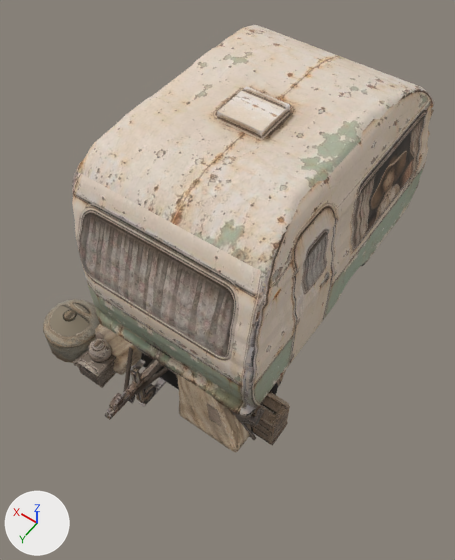
The glTF model public/assets/models/wasteland/town/peace-camp.glb as it was, and as the next commit left it.
Rendered twice from a 50 mm lens placed at (-2.68, 4.31, 6.46), pointed at (-0.22, 0.87, 1.06). Lighting does not change. The marker at lower left points along +X, +Y and +Z. The older version comes first. Where no turn or scale is listed for an object, it has been applied to the vertices. Vertices at exactly the same position are counted once.

The scene before the commit, as lines of its bpy script (objects in view):
```python
ob_mirage_camp_chair = bpy.data.objects.new('mirage-camp:chair', me_mirage_camp_chair)
ob_mirage_camp_chair.location = (0.0, 0.0, 0.0)
ob_mirage_camp_crate = bpy.data.objects.new('mirage-camp:crate', me_mirage_camp_crate)
ob_mirage_camp_crate.location = (0.0, 0.0, 0.0)
ob_mirage_camp_kettle = bpy.data.objects.new('mirage-camp:kettle', me_mirage_camp_kettle)
ob_mirage_camp_kettle.location = (0.0, 0.0, 0.0)
ob_mirage_camp_stove = bpy.data.objects.new('mirage-camp:stove', me_mirage_camp_stove)
ob_mirage_camp_stove.location = (0.0, 0.0, 0.0)
ob_mirage_camp_water_can = bpy.data.objects.new('mirage-camp:water-can', me_mirage_camp_water_can)
ob_mirage_camp_water_can.location = (0.0, 0.0, 0.0)
ob_mirage_caravan_body = bpy.data.objects.new('mirage-caravan:body', me_mirage_caravan_body_002)
ob_mirage_caravan_body.location = (0.0, 0.0, 0.0)
# also in view: 'mirage-caravan:roof-vent' at (-0.02, 0.16, 2.73); 'mirage-caravan:traced-tow-bar' at (0.0, 2.25, 0.4); 'mirage-camp:tent' at (0.0, -0.01, 0.76)
```
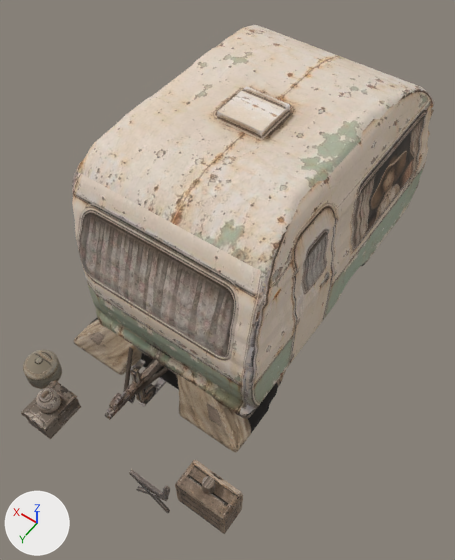
Location of each change, (x1, y1, x2, y2) in pixels of the pictures (455 x 560 px):
'mirage-camp:crate', reshaped
    before: (249, 392, 290, 446)
    after: (175, 460, 243, 534)
'mirage-camp:water-can', reshaped
    before: (43, 299, 100, 363)
    after: (23, 349, 62, 389)
'mirage-camp:stove', reshaped
    before: (73, 349, 116, 388)
    after: (21, 380, 81, 439)
'mirage-camp:kettle', moved
    before: (89, 339, 112, 363)
    after: (36, 388, 61, 414)
'mirage-camp:chair', reshaped
    before: (230, 407, 265, 441)
    after: (129, 469, 170, 513)
part 1 of me_mirage_camp_chair, deleted
    before: (230, 407, 265, 441)
part 2 of me_mirage_camp_chair, added
    after: (129, 469, 170, 513)
part 3 of me_mirage_camp_crate, added (brown)
    after: (175, 460, 243, 534)
part 4 of me_mirage_camp_crate, deleted (brown)
    before: (249, 392, 290, 446)

Edits to the bpy script that builds the scene:
```text
Change me_mirage_camp_chair:
    used by ob_mirage_camp_chair; location = (0.0, 0.0, 0.0)
    remove me_mirage_camp_chair.from_pydata(...)  # 484 vertices, 944 faces; spans x -1.332..-0.811, y 1.794..1.829, z 0.0..0.781
    add me_mirage_camp_chair.from_pydata(...)  # 332 vertices, 698 faces; spans x -1.062..-0.541, y 2.944..2.979, z 0.0..0.781
    me_mirage_camp_chair part 1: 484 vertices removed from x -1.332..-0.811, y 1.794..1.829, z 0.0..0.781
    me_mirage_camp_chair part 2: 332 vertices added at x -1.062..-0.541, y 2.944..2.979, z 0.0..0.781
Change me_mirage_camp_crate:
    used by ob_mirage_camp_crate; location = (0.0, 0.0, 0.0)
    remove me_mirage_camp_crate.from_pydata(...)  # 90 vertices, 176 faces; spans x -1.454..-0.854, y 1.461..1.761, z 0.0..0.48
    add me_mirage_camp_crate.from_pydata(...)  # 184 vertices, 390 faces; spans x -1.576..-0.985, y 2.511..2.811, z 0.0..0.48
    me_mirage_camp_crate part 3: 184 vertices added at x -1.576..-0.985, y 2.511..2.811, z 0.0..0.48
    me_mirage_camp_crate part 4: 90 vertices removed from x -1.454..-0.854, y 1.461..1.761, z 0.0..0.48
Change me_mirage_camp_kettle:
    used by ob_mirage_camp_kettle; location = (0.0, 0.0, 0.0)
    remove me_mirage_camp_kettle.from_pydata(...)  # 122 vertices, 240 faces; spans x 0.574..0.826, y 1.945..2.197, z 0.25..0.47
    add me_mirage_camp_kettle.from_pydata(...)  # 122 vertices, 240 faces; spans x 0.594..0.846, y 2.735..2.987, z 0.25..0.47
    me_mirage_camp_kettle part 5: the whole mesh is moved by (0.02, 0.79, 0.0)
Change me_mirage_camp_stove:
    used by ob_mirage_camp_stove; location = (0.0, 0.0, 0.0)
    remove me_mirage_camp_stove.from_pydata(...)  # 168 vertices, 332 faces; spans x 0.512..0.928, y 1.831..2.311, z 0.0..0.255
    add me_mirage_camp_stove.from_pydata(...)  # 394 vertices, 814 faces; spans x 0.544..0.948, y 2.621..3.101, z 0.0..0.255
    me_mirage_camp_stove part 6: 168 vertices removed from x 0.512..0.928, y 1.831..2.311, z 0.0..0.255; 394 vertices added at x 0.544..0.948, y 2.621..3.101, z 0.0..0.255
Change me_mirage_camp_water_can:
    used by ob_mirage_camp_water_can; location = (0.0, 0.0, 0.0)
    remove me_mirage_camp_water_can.from_pydata(...)  # 142 vertices, 280 faces; spans x 0.86..1.54, y 1.651..2.331, z 0.0..0.52
    add me_mirage_camp_water_can.from_pydata(...)  # 142 vertices, 280 faces; spans x 0.98..1.38, y 2.361..2.761, z 0.0..0.31
    me_mirage_camp_water_can part 7: 142 of 142 vertices moved; they spanned x 0.86..1.54, y 1.651..2.331, z 0.0..0.52 and now span x 0.98..1.38, y 2.361..2.761, z 0.0..0.31; mean shift (-0.02, 0.57, -0.128)
```
